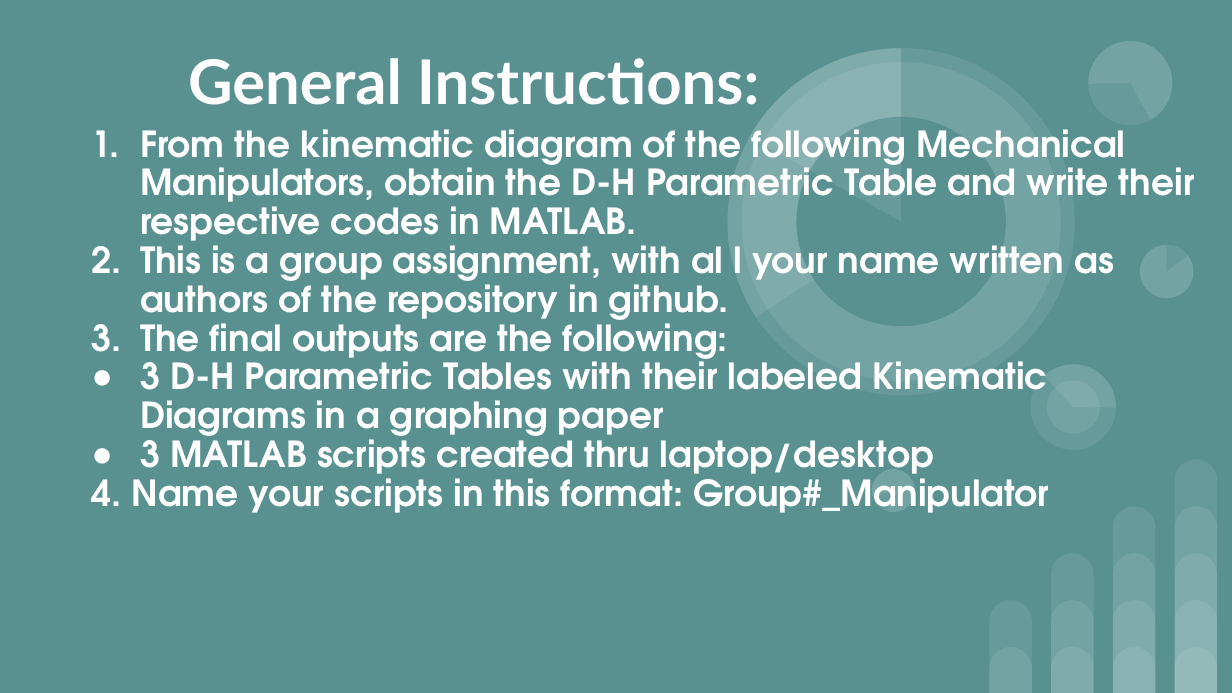
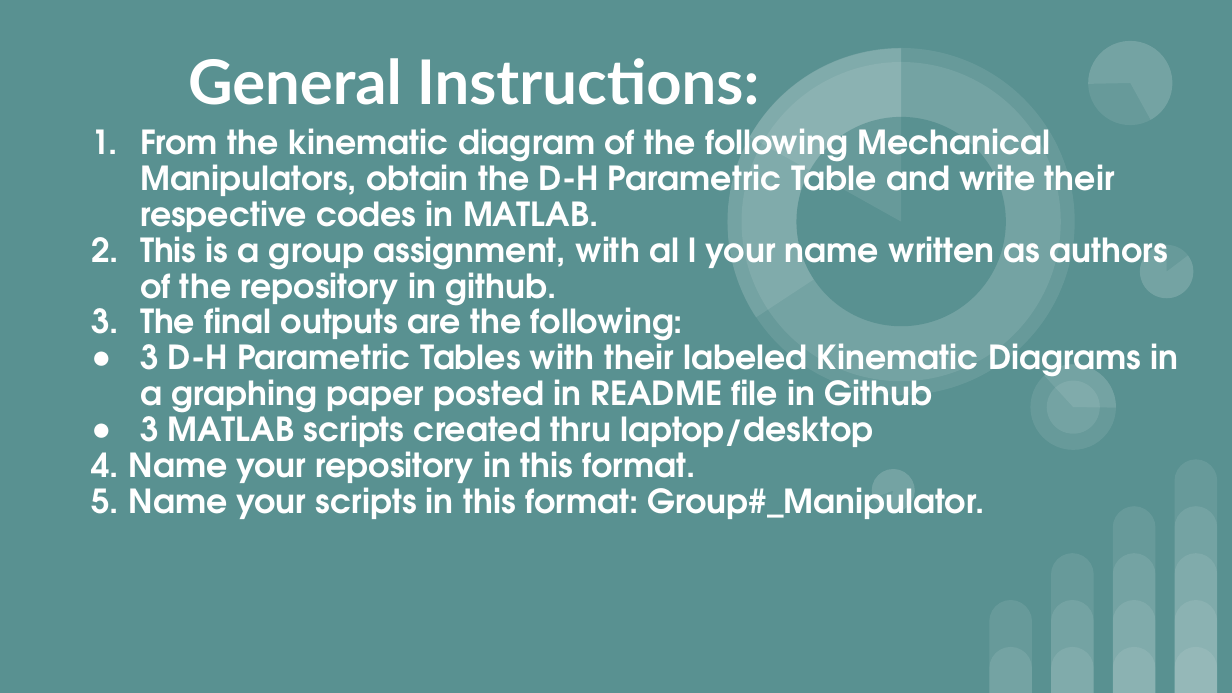
Before and after one commit to MikkoDT/Robotics_MEXE_3rdYearCourse, a slide deck: slide 2 of Robotics_2/Robotics2_Assignment.pptx. Drawn at 1232x693 pixels with LibreOffice and Linux fonts; fonts in the diff are those of the drawing. Boxes give left, top, right and bottom in pixels: in the first picture for what was removed or moved away, otherwise in the second. Text is boxed around its words. In the diff, an @@ line names an element or a change of style, - is before the commit and + after.

```diff
--- a/Robotics_2/Robotics2_Assignment.pptx
+++ b/Robotics_2/Robotics2_Assignment.pptx
@@ text at box(140, 118, 1168, 456): size 21 to 19.4 pt in "From the kinematic diagram of the following ...", "This is a group assignment, with al ...", "The final outputs are the following:", "3 MATLAB scripts created thru laptop/desktop" @@
@@ text at box(140, 333, 1178, 420): text changed; size 21 to 19.4 pt @@
-● 3 D-H Parametric Tables with their labeled Kinematic Diagrams in a graphing paper
+● 3 D-H Parametric Tables with their labeled Kinematic Diagrams in a graphing paper posted in README file in Github
@@ text at box(91, 441, 985, 519): text changed; size 21 to 19.4 pt @@
-4. Name your scripts in this format: Group#_Manipulator
+4. Name your repository in this format.
+5. Name your scripts in this format: Group#_Manipulator.
```
